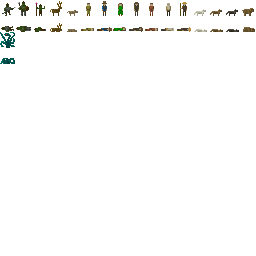
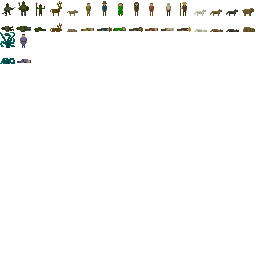
The second 256px x 256px image is a revision of the first. Changes to its layers:
painted on "Background" over [17, 34, 31, 63]
